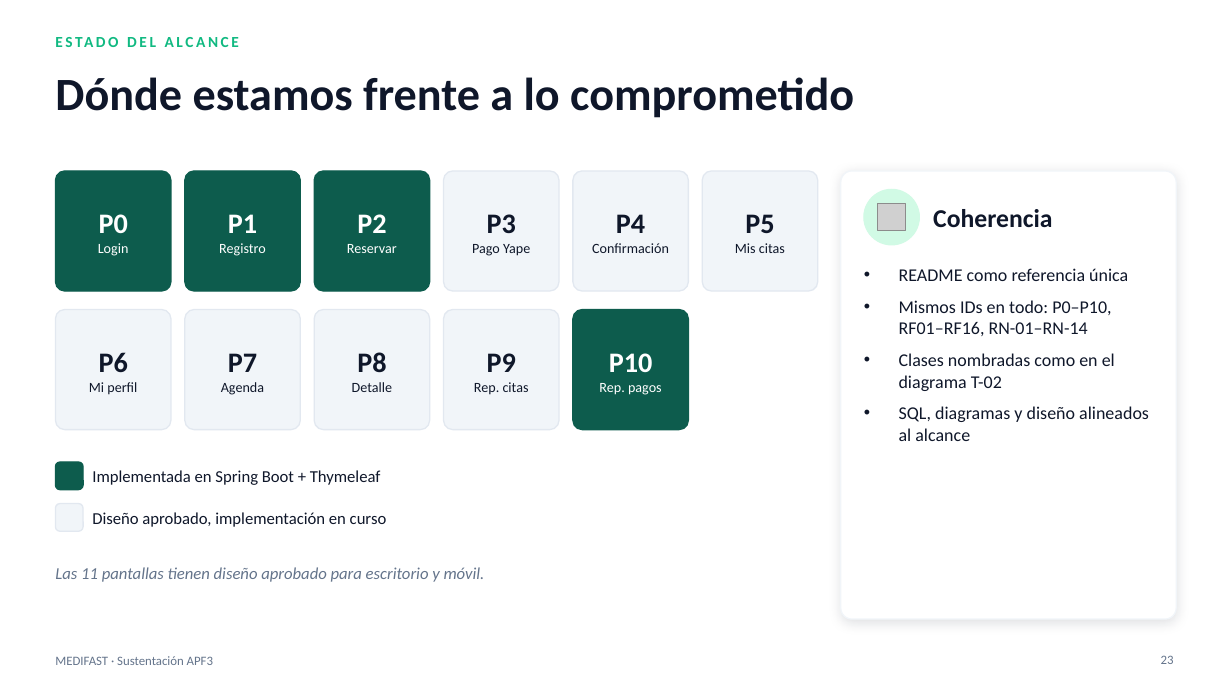
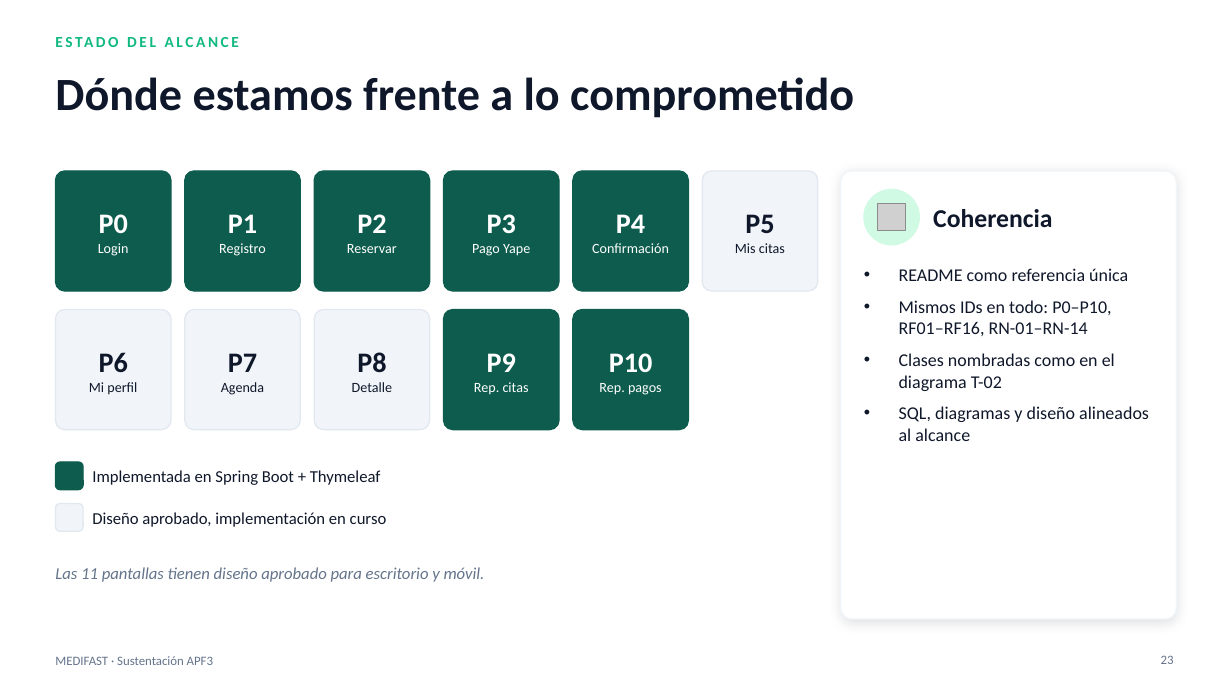
Before and after one commit to manuelguarniz/medifast, a slide deck: slide 23 of docs/entregables/MEDIFAST_APF3_Sustentacion.pptx. Drawn at 1232x693 pixels with LibreOffice and Linux fonts; fonts in the diff are those of the drawing; grey boxes stand for pictures. Boxes give left, top, right and bottom in pixels: in the first picture for what was removed or moved away, otherwise in the second. Text is boxed around its words. In the diff, an @@ line names an element or a change of style, - is before the commit and + after.

```diff
--- a/docs/entregables/MEDIFAST_APF3_Sustentacion.pptx
+++ b/docs/entregables/MEDIFAST_APF3_Sustentacion.pptx
@@ text colour #0F172A to #FFFFFF in 3 elements at (472,214,530,256), (592,214,669,253), (474,353,529,395) @@
@@ fill #F1F5F9 to #0D5C4D; outline #E2E8F0 1 pt to #0D5C4D 1 pt in 3 elements at (444,171,559,291), (573,171,689,291), (444,310,559,430) @@
```
Also in this commit, not shown: 7 other slides changed, 39 other files.
